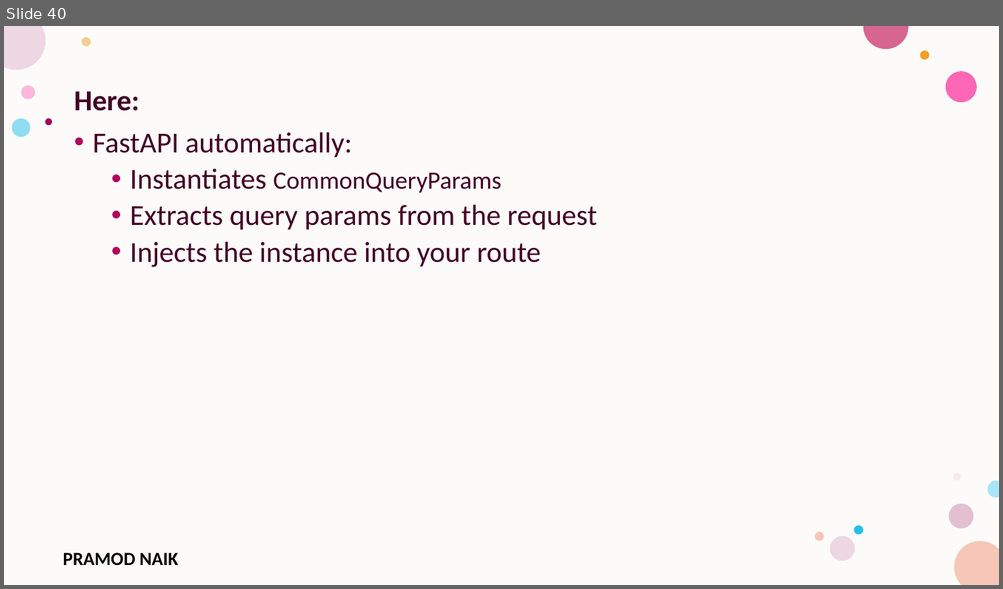
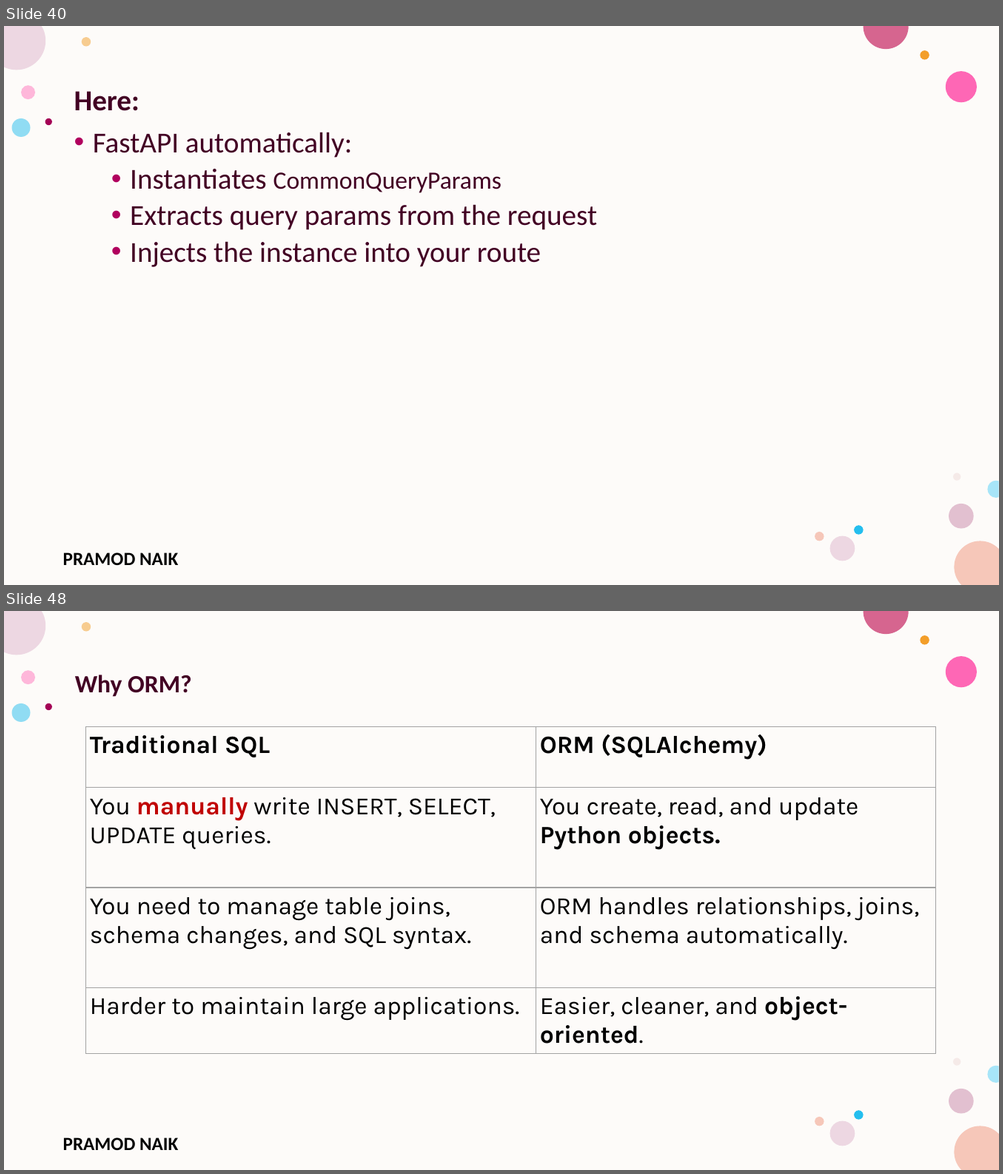
Before and after one commit to PRAMODNAIK-DEV/Backend-Dev-using-Python-FastAPI, a slide deck: FastAPI/FastAPI- Intermediate.pptx. Shown one above the other, each under a label of ours: slide 40 before the commit, slides 40 and 48 after it; the slides between them are not shown. The pictures are 1003x589 and 1003x1174 pixels, drawn with LibreOffice and Linux fonts; fonts in the diff are those of the drawing; background and template pictures are left out. Boxes give left, top, right and bottom in pixels: in the first picture for what was removed or moved away, otherwise in the second. Text is boxed around its words. In the diff, an @@ line names an element or a change of style, - is before the commit and + after.

```diff
--- a/FastAPI/FastAPI- Intermediate.pptx
+++ b/FastAPI/FastAPI- Intermediate.pptx
@@ slide 48 added at (x1=4, y1=611, x2=999, y2=1170), background #FFFFFF; not listed: 17 template elements that a slide beside it also shows @@
@@ text added at (x1=75, y1=675, x2=192, y2=697), 24 pt, text #420023, bold @@
+Why ORM?
@@ table added at (x1=86, y1=726, x2=936, y2=1056), 4 rows, 2 columns @@
+Traditional SQL | ORM (SQLAlchemy)
+You manually write INSERT, SELECT, UPDATE queries. | You create, read, and update Python objects.
+You need to manage table joins, schema changes, and SQL syntax. | ORM handles relationships, joins, and schema automatically.
+Harder to maintain large applications. | Easier, cleaner, and object-oriented.
```
Also in this commit, not shown: 2 slides changed, 17 other slides added, 3 other files.
